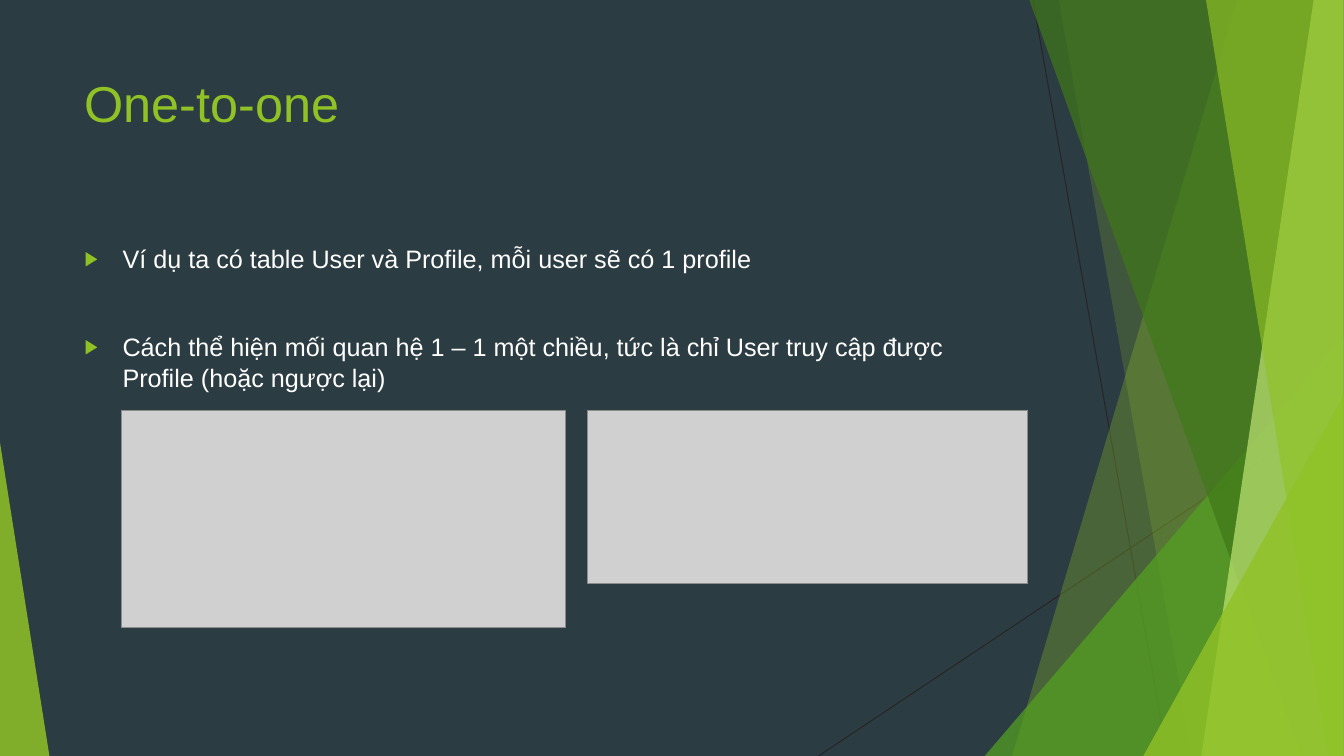
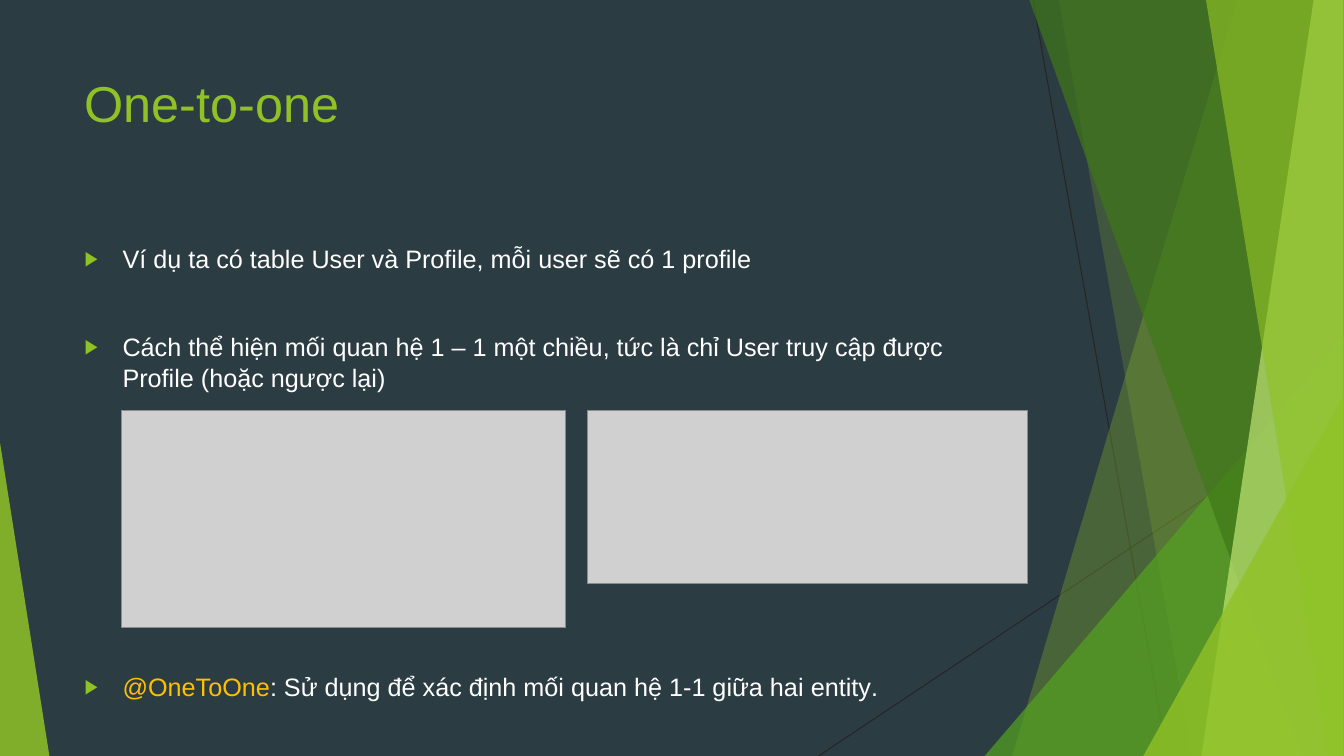
Before and after one commit to sobbingwind/SpringBoot, a slide deck: slide 30 of 07.Spring Data JPA.pptx. Drawn at 1344x756 pixels with LibreOffice and Linux fonts; fonts in the diff are those of the drawing; grey boxes stand for pictures. Boxes give left, top, right and bottom in pixels: in the first picture for what was removed or moved away, otherwise in the second. Text is boxed around its words. In the diff, an @@ line names an element or a change of style, - is before the commit and + after.

```diff
--- a/07.Spring Data JPA.pptx
+++ b/07.Spring Data JPA.pptx
@@ text at box(123, 676, 878, 702): paragraph added @@
+▶ @OneToOne: Sử dụng để xác định mối quan hệ 1-1 giữa hai entity.
```
Also in this commit, not shown: 3 other slides changed, 7 slides added.
